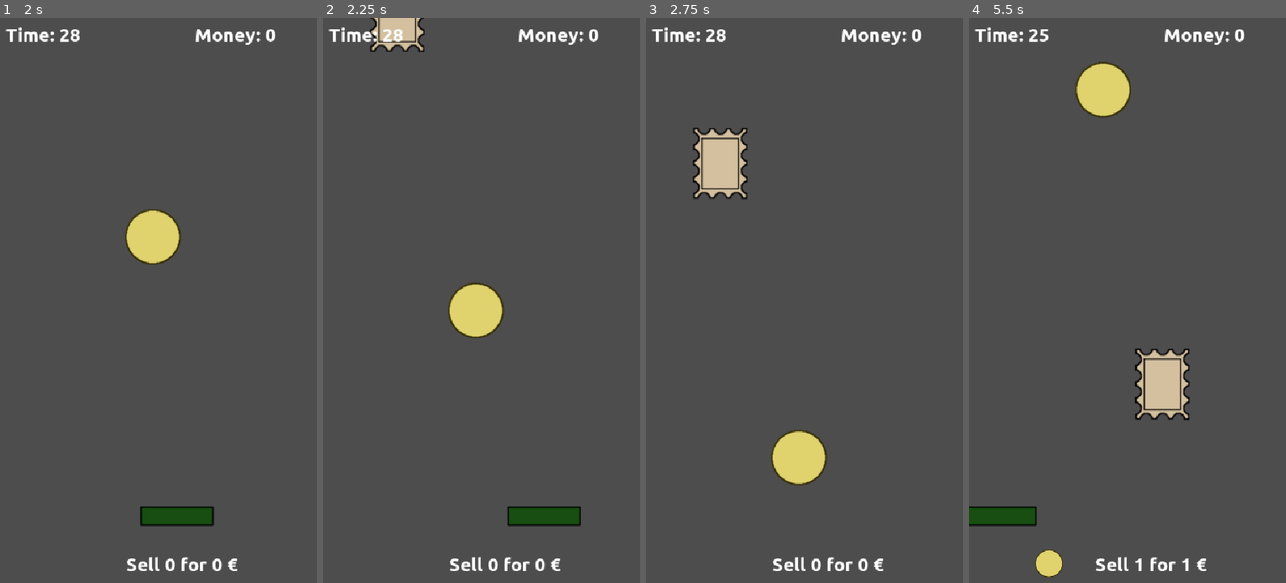
Above: before the commit, frames 1-4 (left to right).
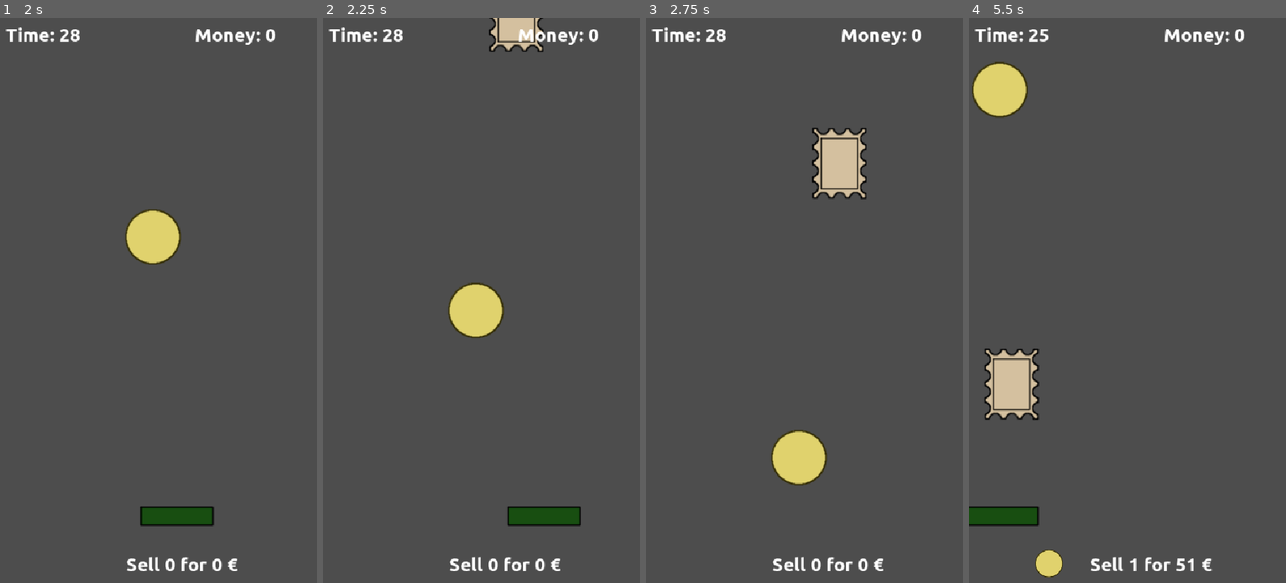
Above: after the commit, the same moments.

Repository: moisesjbc/la-kolektanto
Game: Godot game, scene res://gameplay/main/main.tscn
Same seed, same stepped clock (60 frames per second), same inputs: the game is played once before the commit and once after it.
Inputs:
- Up to frame 1 (2 s): tap Enter at 0.5 s; hold Right (ui_right) 0.53-1.28 s; tap Space at 0.77, 1.52 s; hold Left (ui_left) from 1.28 s (still down)
- Up to frame 2 (2.25 s): release Left (ui_left) at 2.03 s; hold Right (ui_right) from 2.03 s (still down)
- Up to frame 3 (2.75 s): keep holding Right (ui_right)
- Up to frame 4 (5.5 s): tap Space at 3.02, 3.77, 4.52 s; release Right (ui_right) at 3.53 s; hold Left (ui_left) from 3.53 s (still down)

Frame 1 is identical in both runs. In frame 2, 1.6% of the frame differs, in the area x 14-70%, y 0-6%; in frame 3, 3.5%; in frame 4, 7.0%, in the area x 0-77%, y 7-98%.

Commit message:
Add extra money collectibles

Diff:
--- a/godot-project/gameplay/collectible/collectible.gd
+++ b/godot-project/gameplay/collectible/collectible.gd
@@ -3,6 +3,7 @@
 var SPEED: float = 500
 var DIRECTION: Vector2 = Vector2(0, 1.0)
 var TYPE = "coin"
+var extra_money = 0
 
 func _ready() -> void:
 	randomize()
@@ -22,8 +23,13 @@
 func _process(delta: float) -> void:
 	var collision: KinematicCollision2D = move_and_collide(DIRECTION * SPEED * delta)
 	if collision:
-		collision.get_collider().collect(TYPE)
+		collision.get_collider().collect(self)
 		queue_free()
 
 func _on_visible_on_screen_notifier_2d_screen_exited() -> void:
 	queue_free()
+
+func set_extra_money(extra_money: int) -> void:
+	self.extra_money = extra_money
+	$special/extra_label.visible = true
+	$special/extra_label.text = "+" + str(extra_money)
--- a/godot-project/gameplay/collectible/collectible.tscn
+++ b/godot-project/gameplay/collectible/collectible.tscn
@@ -1,8 +1,9 @@
-[gd_scene load_steps=6 format=3 uid="uid://cyl8ir53xd7vb"]
+[gd_scene load_steps=7 format=3 uid="uid://cyl8ir53xd7vb"]
 
 [ext_resource type="Script" uid="uid://c2tmpvkonsyvm" path="res://gameplay/collectible/collectible.gd" id="1_d561c"]
 [ext_resource type="Texture2D" uid="uid://duyywc2vojk0a" path="res://gameplay/collectible/coin.png" id="2_4c23e"]
 [ext_resource type="Texture2D" uid="uid://b85u1qccdjhl5" path="res://gameplay/collectible/stamp.png" id="3_4c23e"]
+[ext_resource type="FontFile" uid="uid://cjqm33jfi3sjh" path="res://fonts/Ubuntu-B.ttf" id="4_ishge"]
 
 [sub_resource type="CircleShape2D" id="CircleShape2D_4c23e"]
 radius = 46.717236
@@ -14,8 +15,25 @@
 collision_layer = 2
 script = ExtResource("1_d561c")
 
+[node name="special" type="Node2D" parent="."]
+visible = false
+
+[node name="extra_label" type="Label" parent="special"]
+visible = false
+offset_left = -45.0
+offset_top = -90.0
+offset_right = 46.0
+offset_bottom = -53.0
+theme_override_colors/font_color = Color(0, 1, 0, 1)
+theme_override_fonts/font = ExtResource("4_ishge")
+theme_override_font_sizes/font_size = 32
+text = "+100"
+horizontal_alignment = 1
+
+[node name="VisibleOnScreenNotifier2D" type="VisibleOnScreenNotifier2D" parent="special"]
+rect = Rect2(-63, -64, 125, 128)
+
 [node name="coin" type="Sprite2D" parent="."]
-visible = false
 texture = ExtResource("2_4c23e")
 
 [node name="coin_collider" type="CollisionShape2D" parent="."]
@@ -32,9 +50,4 @@
 position = Vector2(-1, 0)
 shape = SubResource("RectangleShape2D_d561c")
 
-[node name="special" type="Node2D" parent="."]
-
-[node name="VisibleOnScreenNotifier2D" type="VisibleOnScreenNotifier2D" parent="special"]
-rect = Rect2(-63, -64, 125, 128)
-
 [connection signal="screen_exited" from="special/VisibleOnScreenNotifier2D" to="." method="_on_visible_on_screen_notifier_2d_screen_exited"]
--- a/godot-project/gameplay/collectibles_respawn/collectibles_respawn.gd
+++ b/godot-project/gameplay/collectibles_respawn/collectibles_respawn.gd
@@ -1,6 +1,8 @@
 extends Node2D
 
 var collectible_scene: PackedScene = preload("res://gameplay/collectible/collectible.tscn")
+@export var extra_money_probability = 0.2
+@export var extra_money = 50
 @onready var position_range: int = $right_pos.global_position.x - $left_pos.global_position.x
 
 
@@ -16,4 +18,7 @@
 		global_position.y
 	)
 
+	if randf() <= extra_money_probability:
+		collectible.set_extra_money(extra_money)
+
 	$collectibles.add_child(collectible)
--- a/godot-project/gameplay/player/player.gd
+++ b/godot-project/gameplay/player/player.gd
@@ -21,19 +21,18 @@
 
 	var collision: KinematicCollision2D = move_and_collide(direction * SPEED * delta)
 	if collision and collision.get_collider().is_in_group("collectibles"):
-		collect(collision.get_collider().TYPE)
+		collect(collision.get_collider())
 		collision.get_collider().queue_free()
 
-func collect(collectible_type: String) -> void:
-	print("Collected: " + collectible_type)
-	if collectible_type == current_collectibles_type:
+func collect(collectible: Node) -> void:
+	if collectible.TYPE == current_collectibles_type:
 		current_collectibles_quantity += 1
-		current_collectibles_money += current_collectibles_quantity
+		current_collectibles_money += current_collectibles_quantity + collectible.extra_money
 	else:
 		current_collectibles_quantity = 1
-		current_collectibles_money = 1
+		current_collectibles_money = 1 + collectible.extra_money
 
-	current_collectibles_type = collectible_type
+	current_collectibles_type = collectible.TYPE
 
 	emit_signal("collectibles_updated", current_collectibles_quantity, current_collectibles_type, current_collectibles_money)
 
Not shown, added: design/particle.xcf
